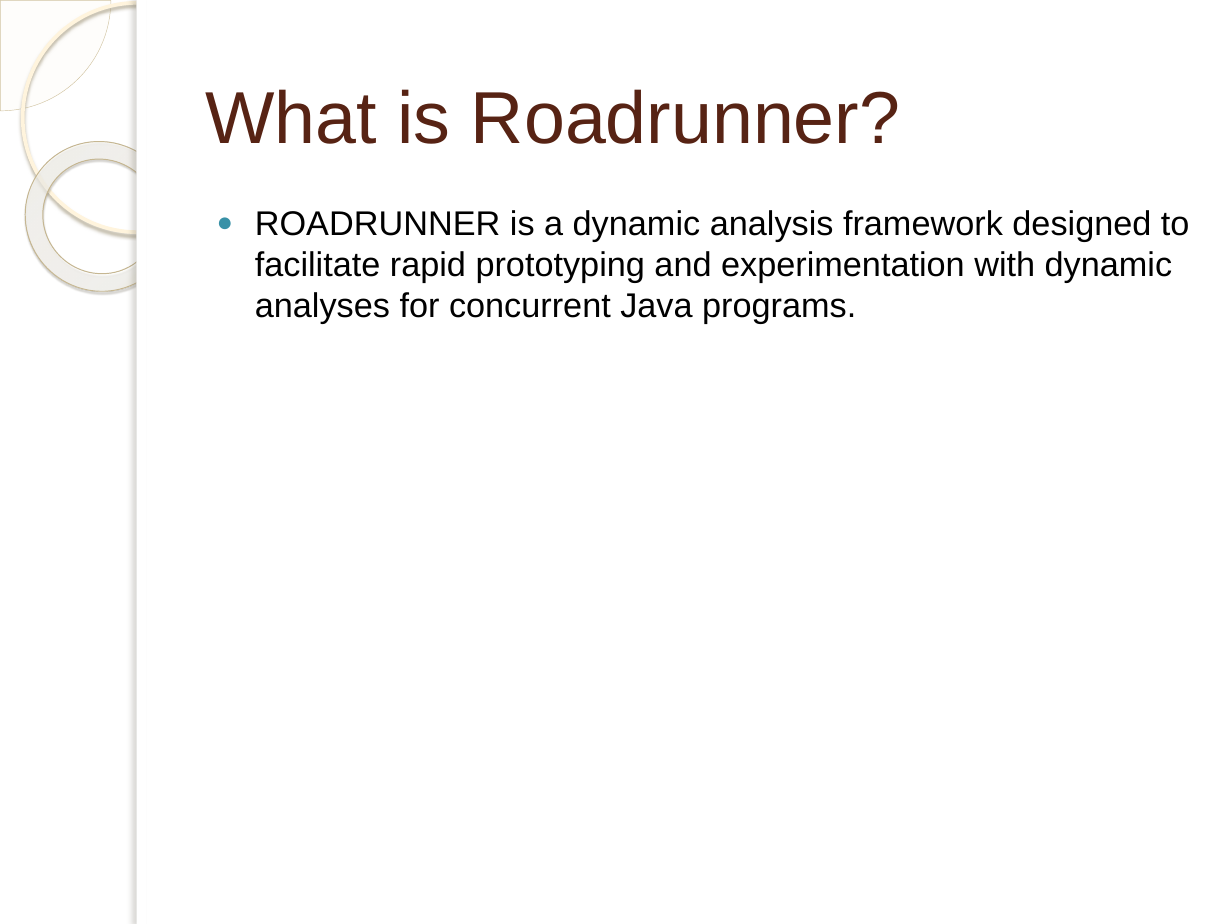
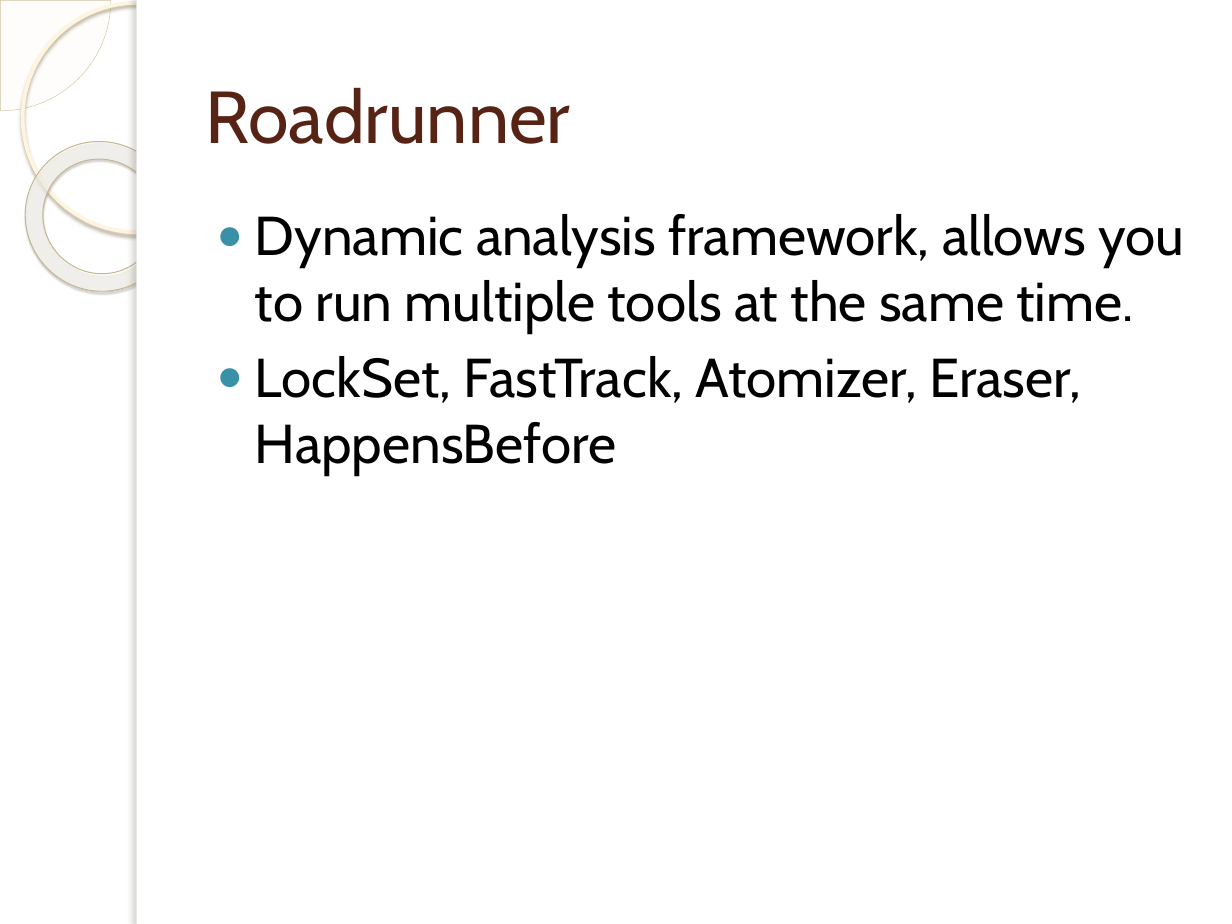
Before and after one commit to curtislu/CS356Projects, a slide deck: slide 3 of roadrunner.pptx (slide 2 before the commit). Drawn at 1232x924 pixels with LibreOffice and Linux fonts; fonts in the diff are those of the drawing; background and template pictures are left out. Boxes give left, top, right and bottom in pixels: in the first picture for what was removed or moved away, otherwise in the second. Text is boxed around its words. In the diff, an @@ line names an element or a change of style, - is before the commit and + after.

```diff
--- a/roadrunner.pptx
+++ b/roadrunner.pptx
@@ title at (x1=206, y1=87, x2=571, y2=144): text changed; font Arial to Cabin @@
-What is Roadrunner?
+Roadrunner
@@ text at (x1=255, y1=214, x2=1185, y2=476): text changed; size 20 to 32 pt; font Arial to Cabin @@
-● ROADRUNNER is a dynamic analysis framework designed to facilitate rapid prototyping and experimentation with dynamic analyses for concurrent Java programs.
+● Dynamic analysis framework, allows you to run multiple tools at the same time.
+● LockSet, FastTrack, Atomizer, Eraser, HappensBefore
```
Also in this commit, not shown: 4 other slides changed, 1 slide added, 1 slide removed.
